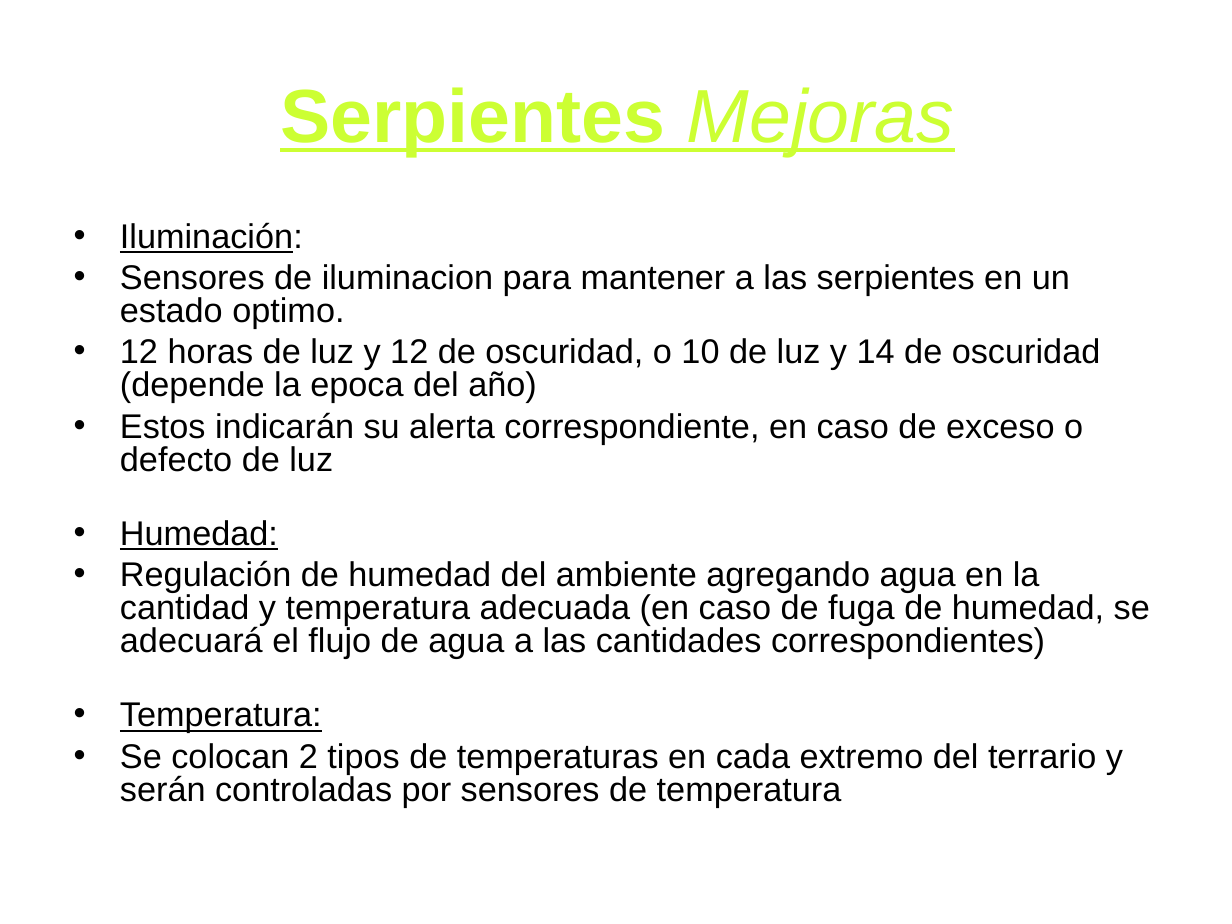
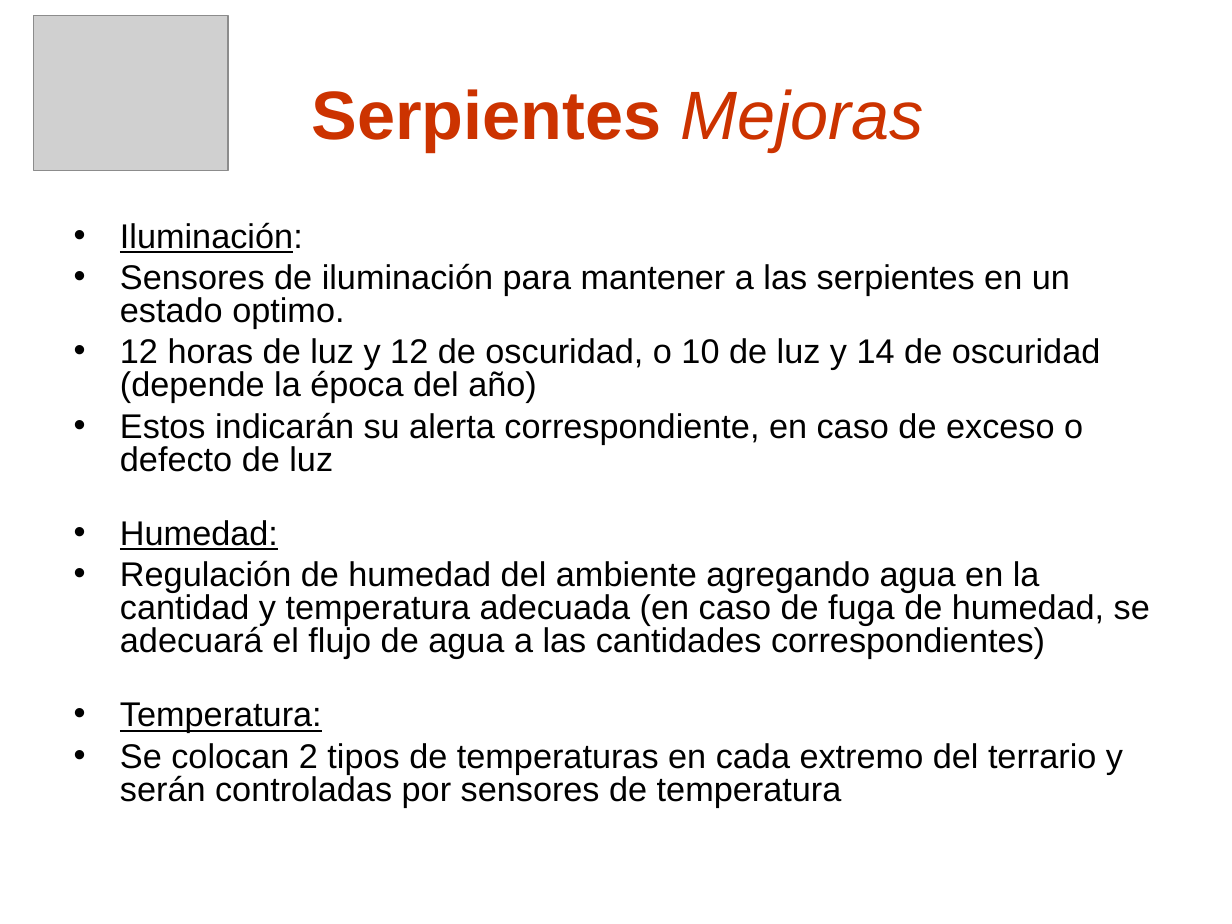
Before and after one commit to skiel85/taller-desarrollo-proyectos-i, a slide deck: slide 9 of Presentaciones/Demo Gerencial.ppt (slide 10 before the commit). Drawn at 1232x924 pixels with LibreOffice and Linux fonts; fonts in the diff are those of the drawing; grey boxes stand for pictures; background and template pictures are left out. Boxes give left, top, right and bottom in pixels: in the first picture for what was removed or moved away, otherwise in the second. Text is boxed around its words. In the diff, an @@ line names an element or a change of style, - is before the commit and + after.

```diff
--- a/Presentaciones/Demo Gerencial.ppt
+++ b/Presentaciones/Demo Gerencial.ppt
@@ picture added at [33, 16, 228, 171] @@
@@ title "Serpientes Mejoras" at [312, 89, 923, 151]: size 44 to 40 pt, text colour #CCFF33 to #CC3300, underline off @@
@@ text at [120, 263, 1101, 403]: text changed @@
-• Sensores de iluminacion para mantener a las serpientes en un estado optimo.
-• 12 horas de luz y 12 de oscuridad, o 10 de luz y 14 de oscuridad (depende la epoca del año)
+• Sensores de iluminación para mantener a las serpientes en un estado optimo.
+• 12 horas de luz y 12 de oscuridad, o 10 de luz y 14 de oscuridad (depende la época del año)
```
Also in this commit, not shown: 9 other slides changed, 6 slides added, 1 slide removed.
